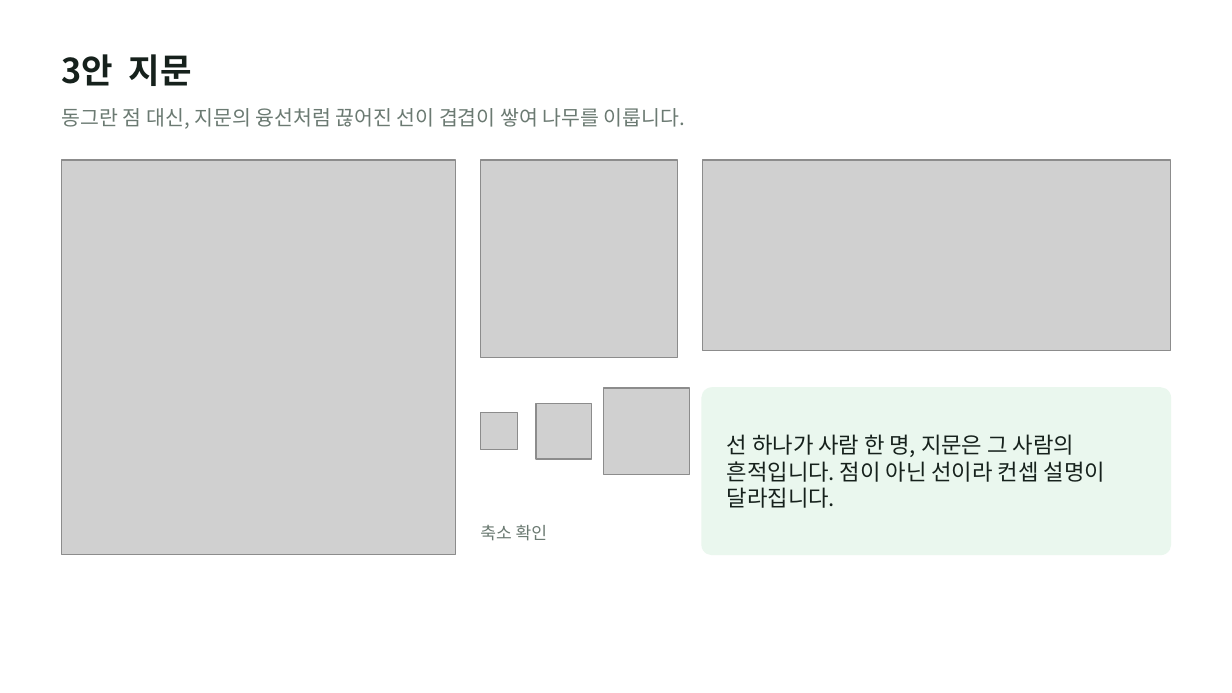
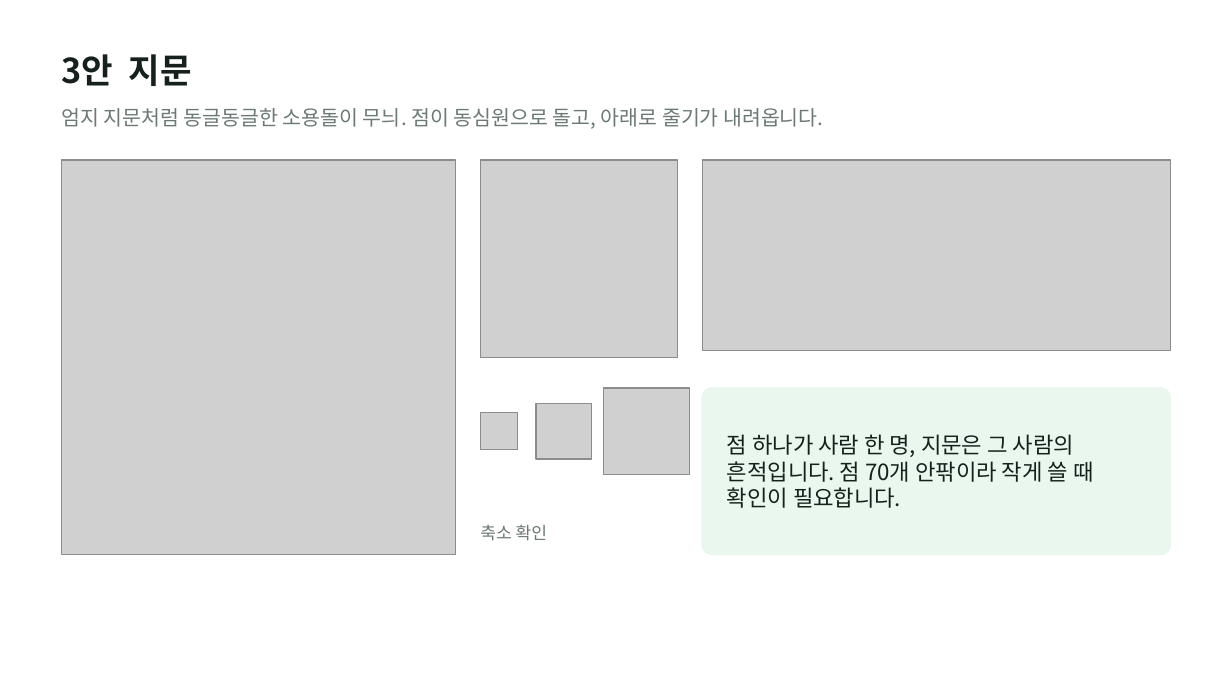
Before and after one commit to otterlee0208/otterlee, a slide deck: slide 6 of bi/zambia-variations-v3/plant-zambia-bi-variations-v3.pptx. Drawn at 1232x693 pixels with LibreOffice and Linux fonts; fonts in the diff are those of the drawing; grey boxes stand for pictures. Boxes give left, top, right and bottom in pixels: in the first picture for what was removed or moved away, otherwise in the second. Text is boxed around its words. In the diff, an @@ line names an element or a change of style, - is before the commit and + after.

```diff
--- a/bi/zambia-variations-v3/plant-zambia-bi-variations-v3.pptx
+++ b/bi/zambia-variations-v3/plant-zambia-bi-variations-v3.pptx
@@ text at bbox=[62, 108, 823, 129]: text changed @@
-동그란 점 대신, 지문의 융선처럼 끊어진 선이 겹겹이 쌓여 나무를 이룹니다.
+엄지 지문처럼 동글동글한 소용돌이 무늬. 점이 동심원으로 돌고, 아래로 줄기가 내려옵니다.
@@ text at bbox=[727, 434, 1093, 508]: text changed @@
-선 하나가 사람 한 명, 지문은 그 사람의 흔적입니다. 점이 아닌 선이라 컨셉 설명이 달라집니다.
+점 하나가 사람 한 명, 지문은 그 사람의 흔적입니다. 점 70개 안팎이라 작게 쓸 때 확인이 필요합니다.
```
Also in this commit, not shown: 1 other slide changed, 7 other files.
